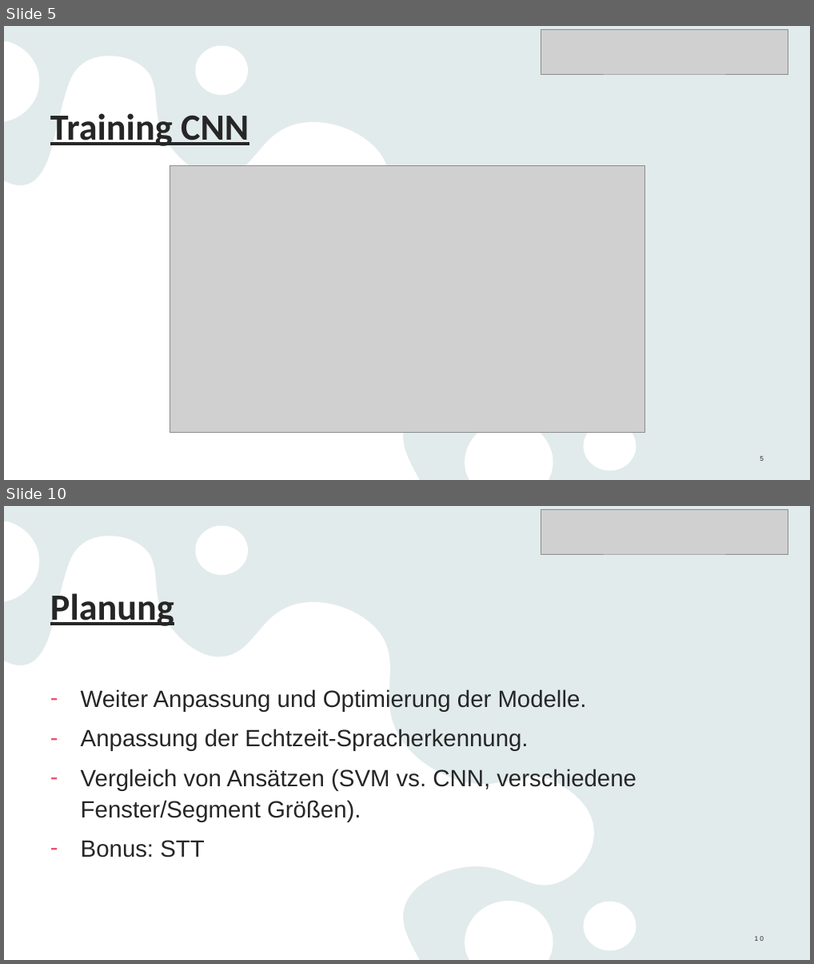
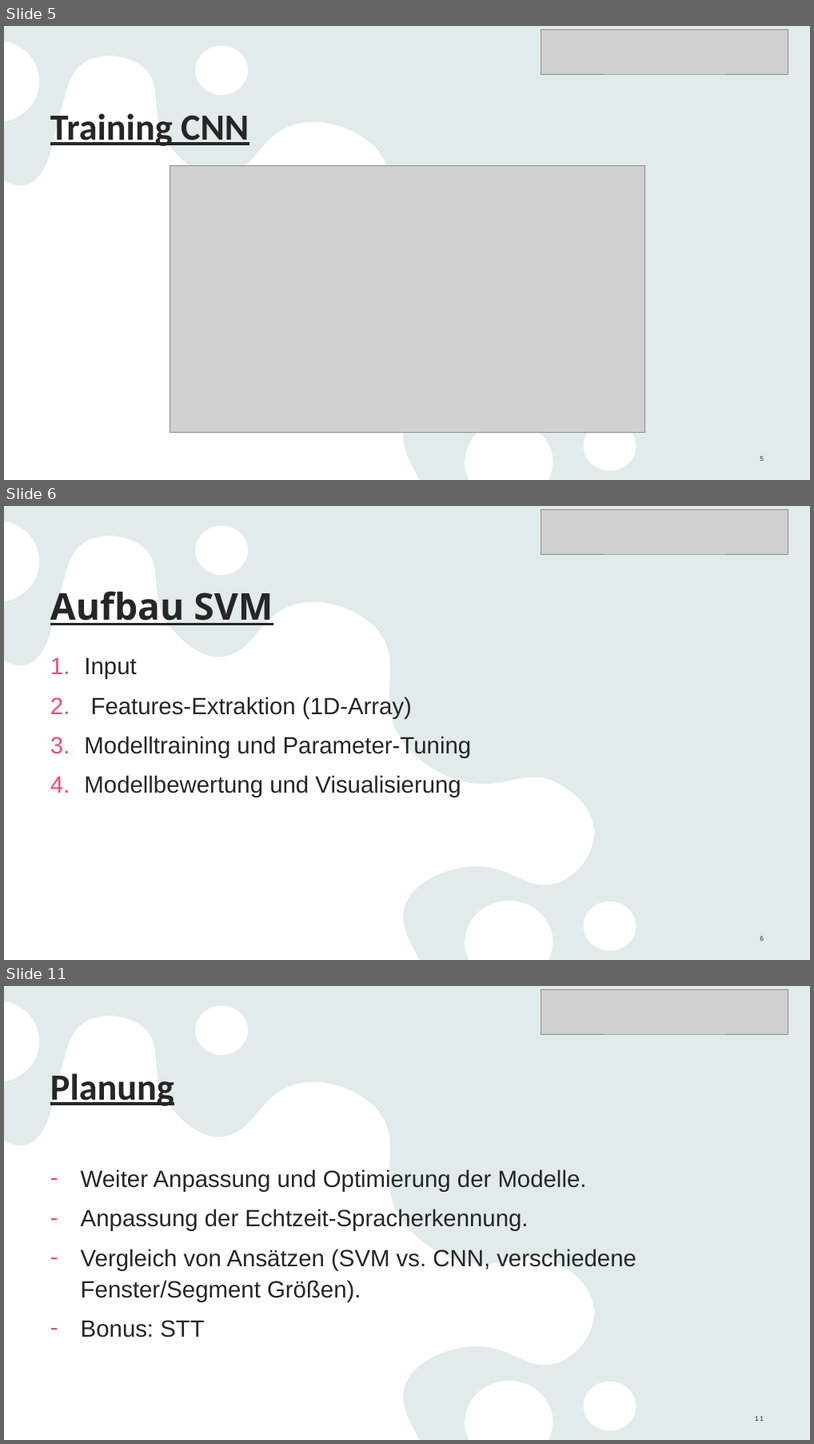
Before and after one commit to Linelle-7/Sprecherkennung-Deep-Learning-, a slide deck: VoiceRecognition_Zwischenstand .pptx. Shown one above the other, each under a label of ours: slides 5 and 10 before the commit, slides 5, 6 and 11 after it; the slides between them are not shown. The pictures are 814x964 and 814x1444 pixels, drawn with LibreOffice and Linux fonts; fonts in the diff are those of the drawing; grey boxes stand for pictures. Boxes give left, top, right and bottom in pixels: in the first picture for what was removed or moved away, otherwise in the second. Text is boxed around its words. In the diff, an @@ line names an element or a change of style, - is before the commit and + after.

```diff
--- a/VoiceRecognition_Zwischenstand .pptx
+++ b/VoiceRecognition_Zwischenstand .pptx
@@ slide 6 added at box(4, 506, 810, 960), background #E9F3F3; not listed: 2 template elements that a slide beside it also shows @@
@@ picture added at box(542, 509, 790, 554) @@
@@ title added at box(50, 591, 273, 625), 44 pt, text #262626, bold, underline @@
+Aufbau SVM
@@ text added at box(84, 657, 472, 797), 28 pt, text #262626 @@
+1. Input
+2. Features-Extraktion (1D-Array)
+3. Modelltraining und Parameter-Tuning
+4. Modellbewertung und Visualisierung
@@ page number added at box(760, 936, 764, 940), 8 pt, text #262626 @@
+6
@@ what was slide 10 is now slide 11 @@
@@ page number at box(755, 1416, 764, 1420): text changed @@
-10
+11
```
Also in this commit, not shown: 3 slides changed, 1 other slide added, 1 slide removed, 30 other files.
